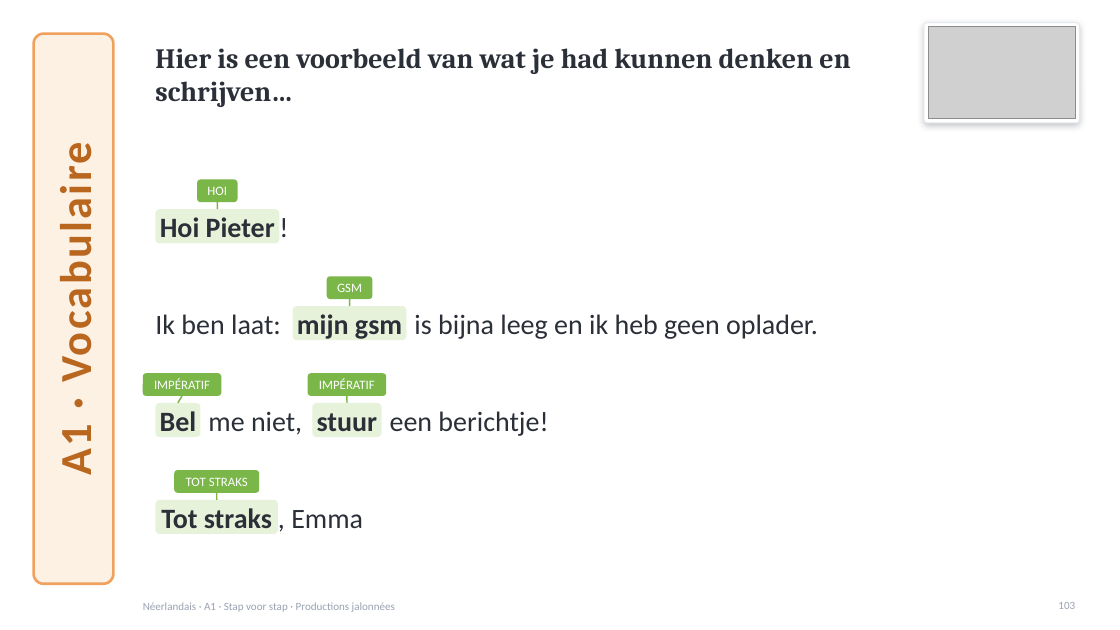
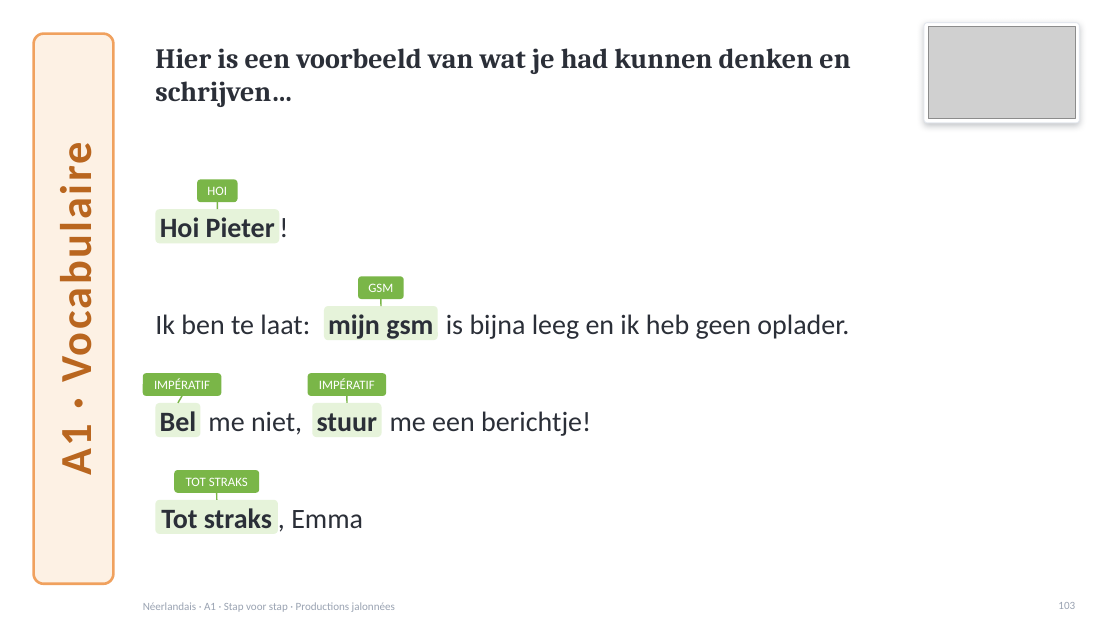
Before and after one commit to ajouniaux/talenleren, a slide deck: slide 103 of neerlandais1/powerpoints/Stap_voor_stap_A1_debutants.pptx. Drawn at 1120x630 pixels with LibreOffice and Linux fonts; fonts in the diff are those of the drawing; grey boxes stand for pictures. Boxes give left, top, right and bottom in pixels: in the first picture for what was removed or moved away, otherwise in the second. Text is boxed around its words. In the diff, an @@ line names an element or a change of style, - is before the commit and + after.

```diff
--- a/neerlandais1/powerpoints/Stap_voor_stap_A1_debutants.pptx
+++ b/neerlandais1/powerpoints/Stap_voor_stap_A1_debutants.pptx
@@ 3 texts, 2 rounded rectangles, 1 line: place and size @@
-3 texts, 2 rounded rectangles, 1 line at [292, 276, 818, 340]
+3 texts, 2 rounded rectangles, 1 line at [324, 276, 849, 340]
@@ text at [155, 314, 310, 334]: text changed @@
-Ik ben laat:
+Ik ben te laat:
@@ text at [390, 411, 591, 436]: text changed @@
-een berichtje!
+me een berichtje!
```
Also in this commit, not shown: 19 other slides changed, 5 other files.
